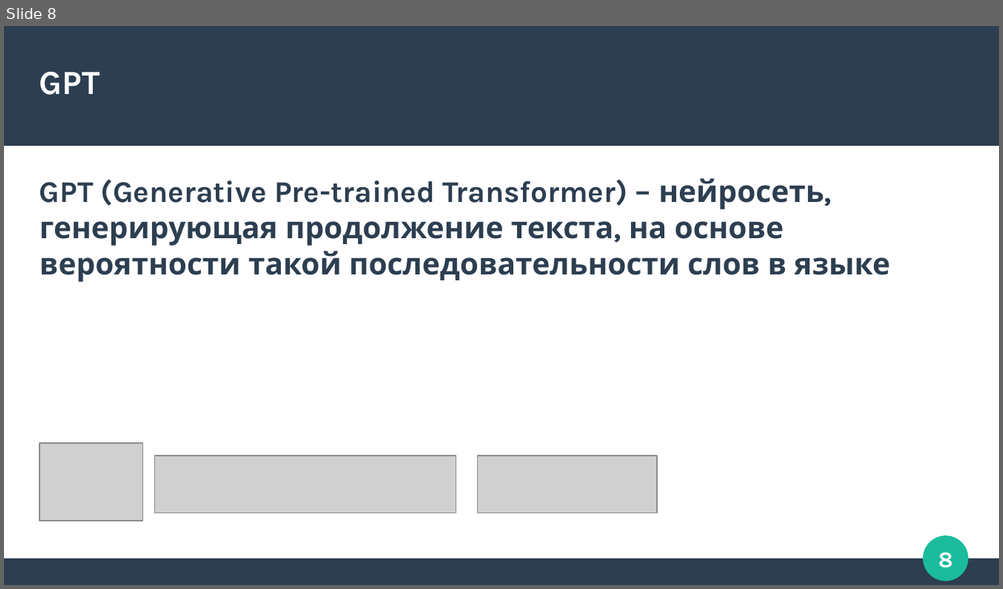
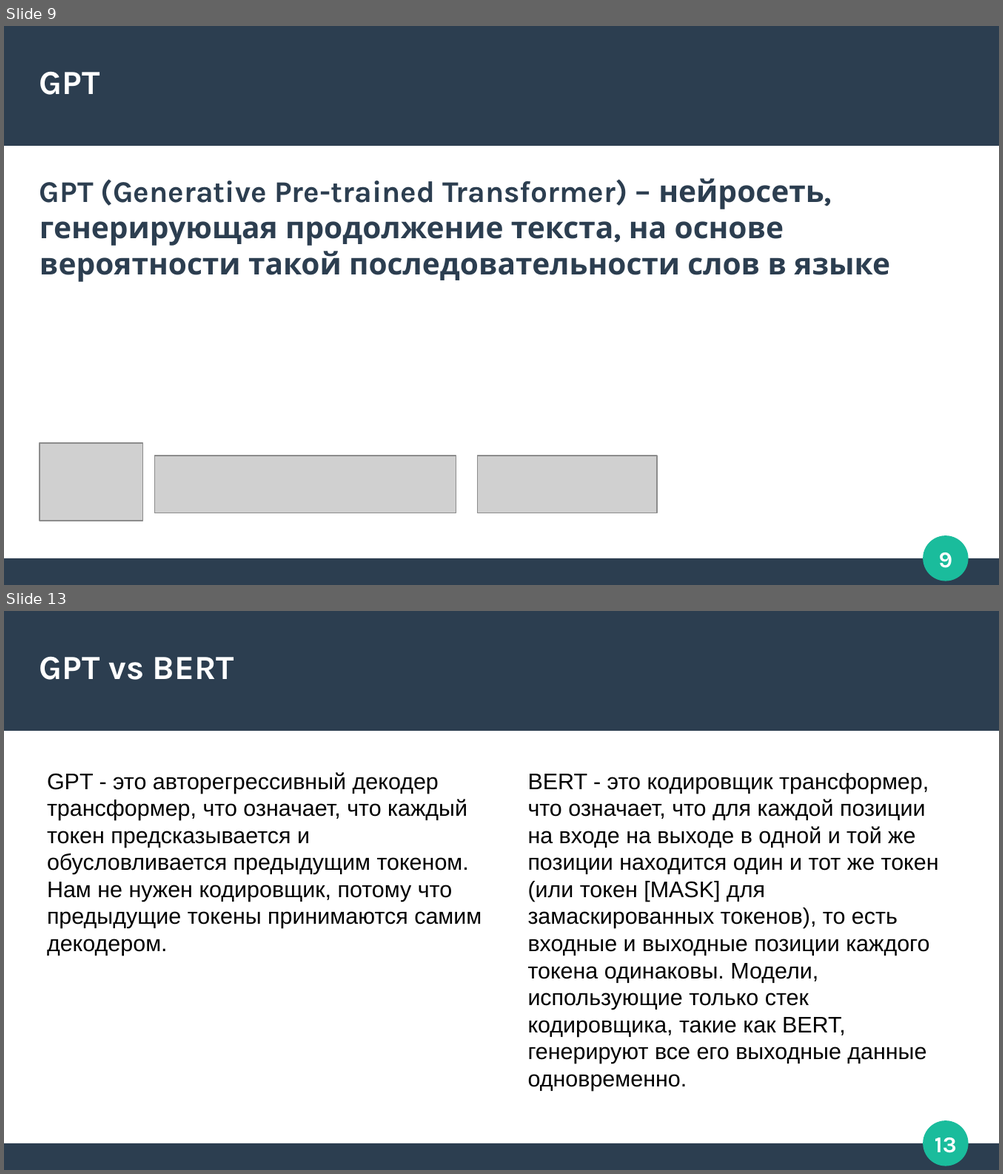
Before and after one commit to Zorinal/FilmBot, a slide deck: арс трансформеры.pptx. Shown one above the other, each under a label of ours: slide 8 before the commit, slides 9 and 13 after it; the slides between them are not shown. The pictures are 1003x589 and 1003x1174 pixels, drawn with LibreOffice and Linux fonts; fonts in the diff are those of the drawing; grey boxes stand for pictures. Boxes give left, top, right and bottom in pixels: in the first picture for what was removed or moved away, otherwise in the second. Text is boxed around its words. In the diff, an @@ line names an element or a change of style, - is before the commit and + after.

```diff
--- a/арс трансформеры.pptx
+++ b/арс трансформеры.pptx
@@ slide 13 added at [4,611,999,1170], background #FFFFFF; not listed: 4 template elements that a slide beside it also shows @@
@@ title added at [40,656,234,680], 27 pt, text #FFFFFF, bold @@
+GPT vs BERT
@@ text added at [47,772,481,956], 18 pt, text #000000 @@
+GPT - это авторегрессивный декодер трансформер, что означает, что каждый токен предсказывается и обусловливается предыдущим токеном. Нам не нужен кодировщик, потому что предыдущие токены принимаются самим декодером.
@@ text added at [528,773,939,1091], 18 pt, text #000000 @@
+BERT - это кодировщик трансформер, что означает, что для каждой позиции на входе на выходе в одной и той же позиции находится один и тот же токен (или токен [MASK] для замаскированных токенов), то есть входные и выходные позиции каждого токена одинаковы. Модели, использующие только стек кодировщика, такие как BERT, генерируют все его выходные данные одновременно.
@@ what was slide 8 is now slide 9 @@
@@ page number at [939,553,953,568]: text changed @@
-8
+9
```
Also in this commit, not shown: 2 slides changed, 2 other slides added.
